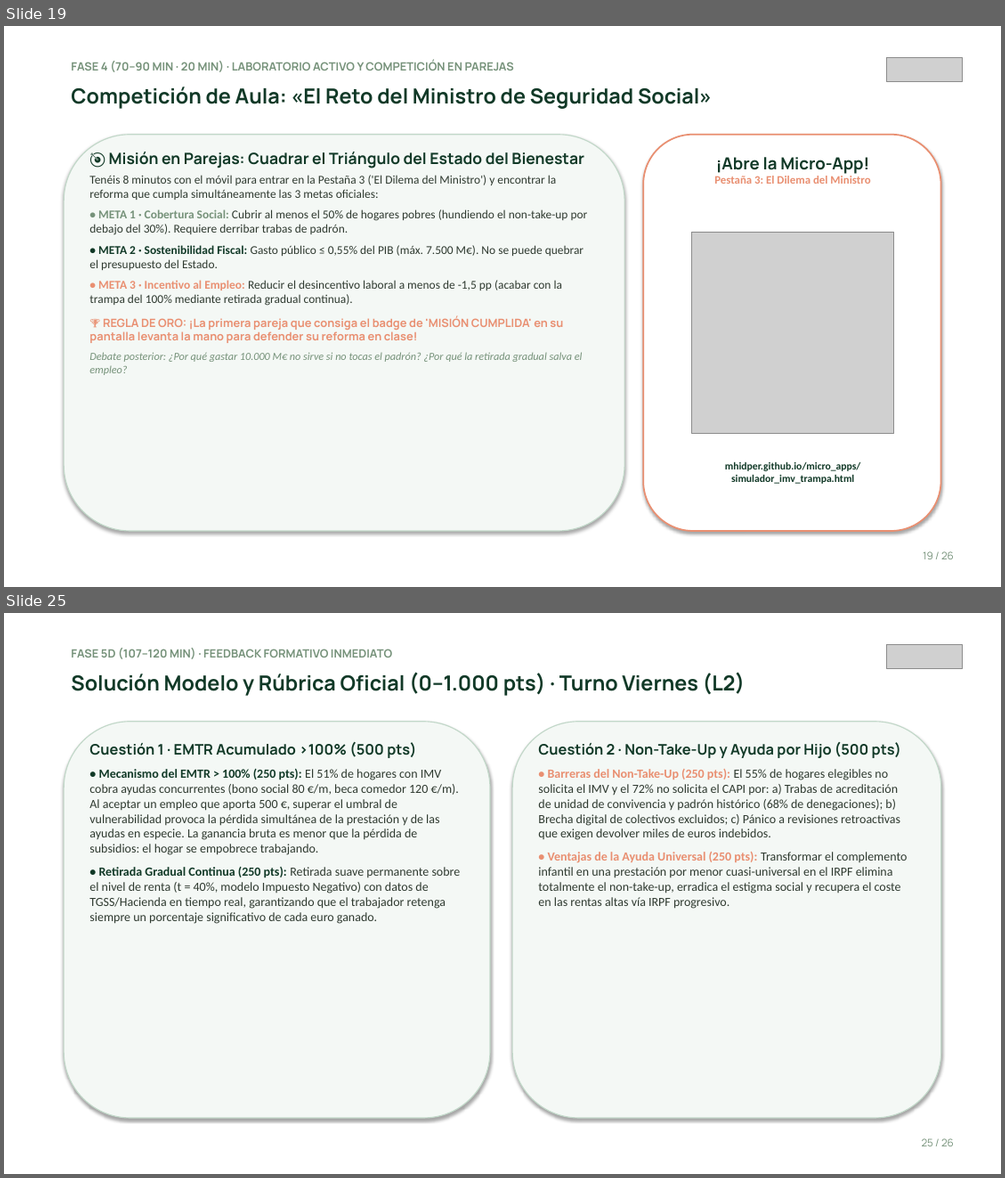
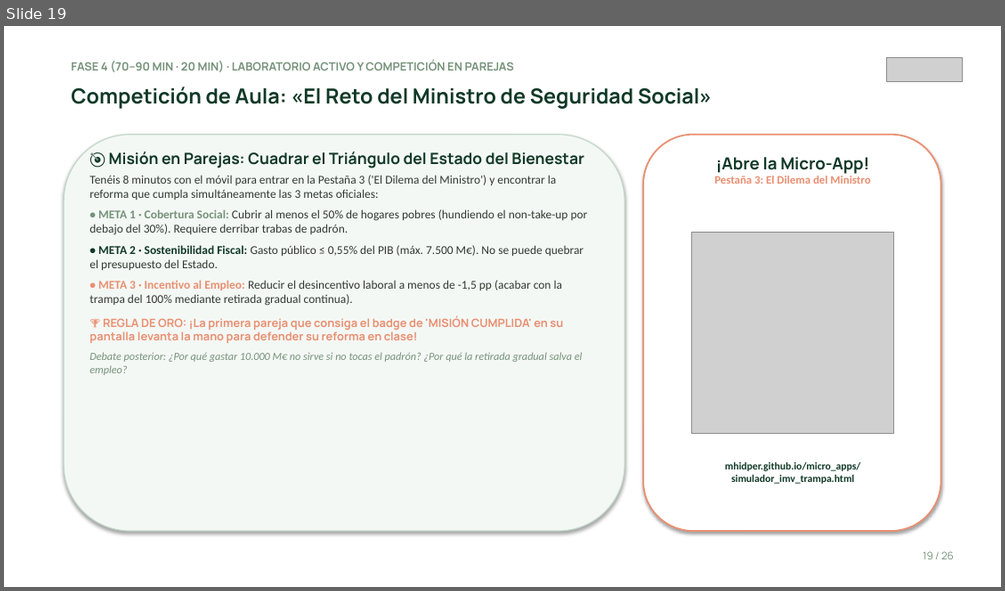
Before and after one commit to mhidper/PSSLL2627, a slide deck: Temas EB/Sesiones EB/Sesion 11/Sesion 11 - Garantia de rentas, trampa de la pobreza e Ingreso Minimo Vital.pptx. Shown one above the other, each under a label of ours: slides 19 and 25 before the commit, slide 19 after it; the slides between them are not shown. The pictures are 1005x1178 and 1005x591 pixels, drawn with LibreOffice and Linux fonts; fonts in the diff are those of the drawing; grey boxes stand for pictures. Boxes give left, top, right and bottom in pixels: in the first picture for what was removed or moved away, otherwise in the second. Text is boxed around its words. In the diff, an @@ line names an element or a change of style, - is before the commit and + after.

```diff
--- a/Temas EB/Sesiones EB/Sesion 11/Sesion 11 - Garantia de rentas, trampa de la pobreza e Ingreso Minimo Vital.pptx
+++ b/Temas EB/Sesiones EB/Sesion 11/Sesion 11 - Garantia de rentas, trampa de la pobreza e Ingreso Minimo Vital.pptx
@@ slide 25 removed at (x1=4, y1=613, x2=1001, y2=1174), background #FFFFFF @@
@@ text removed at (x1=71, y1=648, x2=392, y2=659) @@
-FASE 5D (107–120 MIN) · FEEDBACK FORMATIVO INMEDIATO
@@ picture removed at (x1=886, y1=644, x2=962, y2=668) @@
@@ text removed at (x1=71, y1=672, x2=745, y2=696) @@
-Solución Modelo y Rúbrica Oficial (0–1.000 pts) · Turno Viernes (L2)
@@ rounded rectangle removed at (x1=64, y1=722, x2=490, y2=1118) @@
@@ text removed at (x1=89, y1=742, x2=461, y2=924) @@
-Cuestión 1 · EMTR Acumulado >100% (500 pts)
-• Mecanismo del EMTR > 100% (250 pts): El 51% de hogares con IMV cobra ayudas concurrentes (bono social 80 €/m, beca comedor 120 €/m). Al aceptar un empleo que aporta 500 €, superar el umbral de vulnerabilidad provoca la pérdida simultánea de la prestación y de las ayudas en especie. La ganancia bruta es menor que la pérdida de subsidios: el hogar se empobrece trabajando.
-• Retirada Gradual Continua (250 pts): Retirada suave permanente sobre el nivel de renta (t = 40%, modelo Impuesto Negativo) con datos de TGSS/Hacienda en tiempo real, garantizando que el trabajador retenga siempre un porcentaje significativo de cada euro ganado.
@@ rounded rectangle removed at (x1=512, y1=722, x2=941, y2=1118) @@
@@ text removed at (x1=538, y1=742, x2=906, y2=908) @@
-Cuestión 2 · Non-Take-Up y Ayuda por Hijo (500 pts)
-• Barreras del Non-Take-Up (250 pts): El 55% de hogares elegibles no solicita el IMV y el 72% no solicita el CAPI por: a) Trabas de acreditación de unidad de convivencia y padrón histórico (68% de denegaciones); b) Brecha digital de colectivos excluidos; c) Pánico a revisiones retroactivas que exigen devolver miles de euros indebidos.
-• Ventajas de la Ayuda Universal (250 pts): Transformar el complemento infantil en una prestación por menor cuasi-universal en el IRPF elimina totalmente el non-take-up, erradica el estigma social y recupera el coste en las rentas altas vía IRPF progresivo.
@@ text removed at (x1=922, y1=1138, x2=954, y2=1146) @@
-25 / 26
```
Also in this commit, not shown: 2 slides changed, 4 other slides removed, 23 other files.
